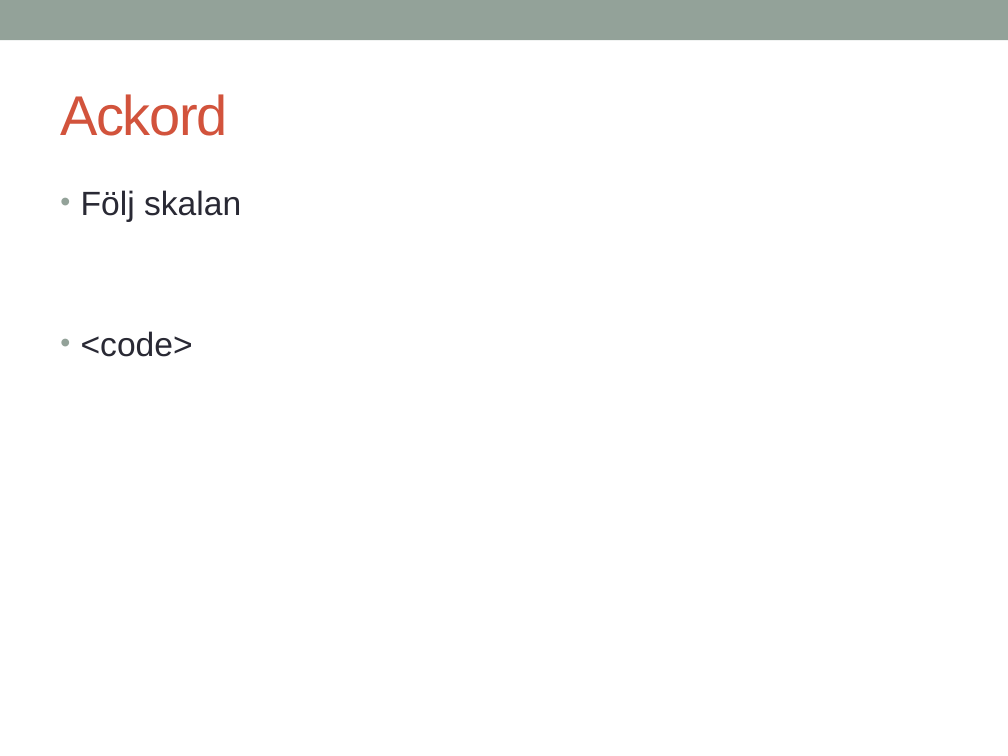
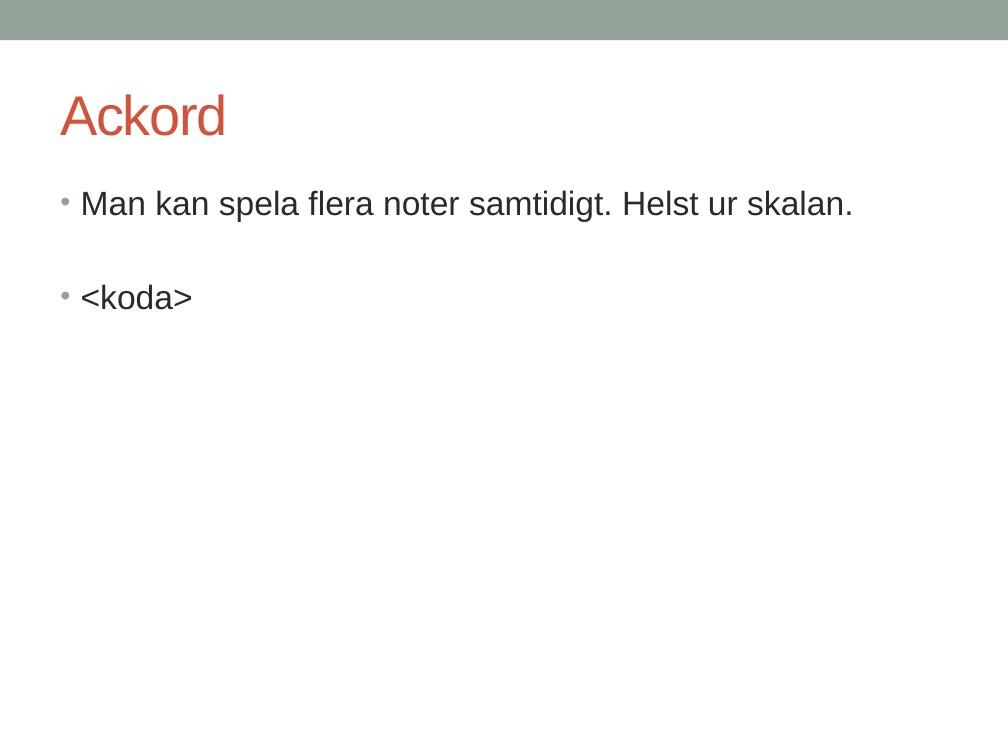
Before and after one commit to melke/makinmusic, a slide deck: slide 12 of chuck.pptx (slide 9 before the commit). Drawn at 1008x756 pixels with LibreOffice and Linux fonts; fonts in the diff are those of the drawing. Boxes give left, top, right and bottom in pixels: in the first picture for what was removed or moved away, otherwise in the second. Text is boxed around its words. In the diff, an @@ line names an element or a change of style, - is before the commit and + after.

```diff
--- a/chuck.pptx
+++ b/chuck.pptx
@@ text at <box>81,190,853,310</box>: text changed @@
-• Följ skalan
-• <code>
+• Man kan spela flera noter samtidigt. Helst ur skalan.
+• <koda>
```
Also in this commit, not shown: 10 other slides changed, 3 slides added, 4 slides removed, 9 other files.
